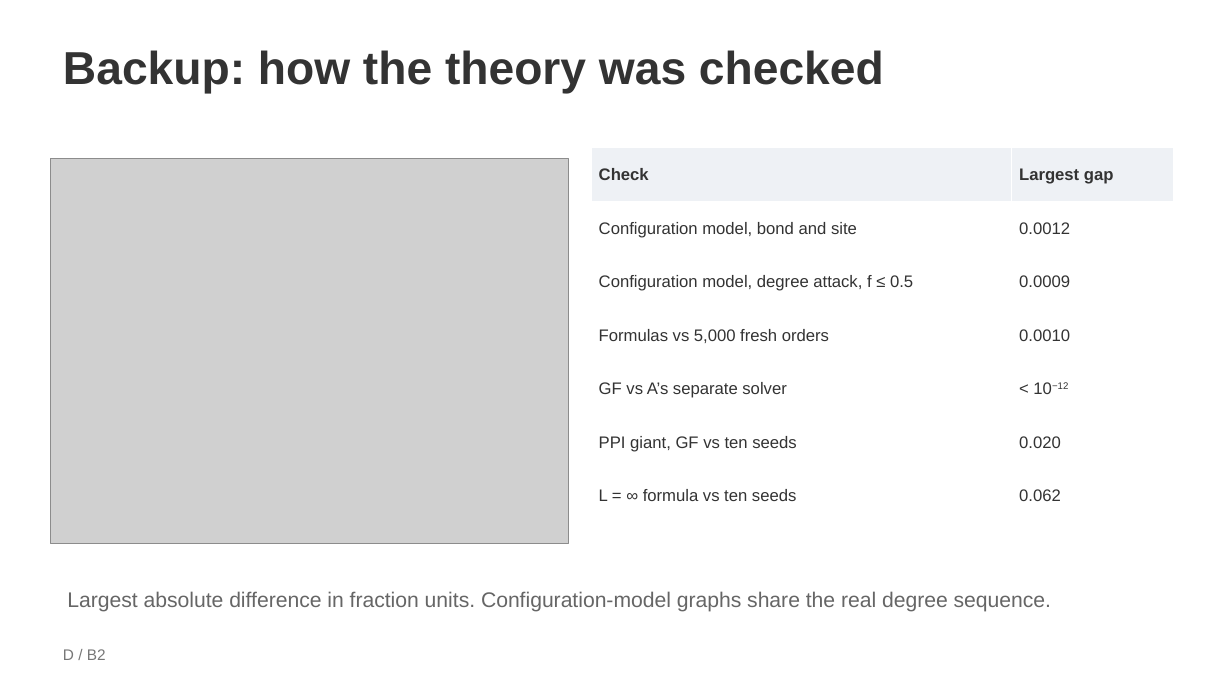
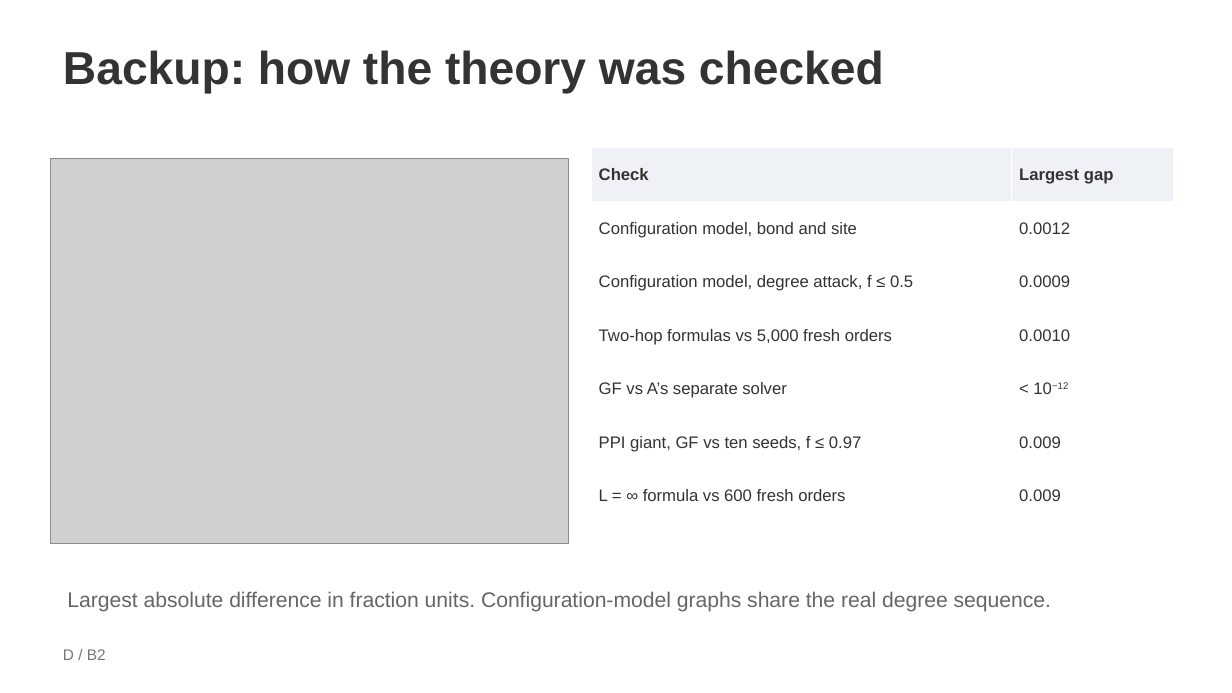
Before and after one commit to zzy0304Raymond/pc5253-g17-primekg, a slide deck: slide 16 of slides/G17_working_draft_with_D.pptx. Drawn at 1232x693 pixels with LibreOffice and Linux fonts; fonts in the diff are those of the drawing; grey boxes stand for pictures. Boxes give left, top, right and bottom in pixels: in the first picture for what was removed or moved away, otherwise in the second. Text is boxed around its words. In the diff, an @@ line names an element or a change of style, - is before the commit and + after.

```diff
--- a/slides/G17_working_draft_with_D.pptx
+++ b/slides/G17_working_draft_with_D.pptx
@@ table at (592,148,1174,523) @@
-row 4, column 1: Formulas vs 5,000 fresh orders
+row 4, column 1: Two-hop formulas vs 5,000 fresh orders
-row 6, column 1: PPI giant, GF vs ten seeds
+row 6, column 1: PPI giant, GF vs ten seeds, f ≤ 0.97
-row 6, column 2: 0.020
+row 6, column 2: 0.009
-row 7, column 1: L = ∞ formula vs ten seeds
+row 7, column 1: L = ∞ formula vs 600 fresh orders
-row 7, column 2: 0.062
+row 7, column 2: 0.009
```
Also in this commit, not shown: 3 other slides changed, 28 other files.
